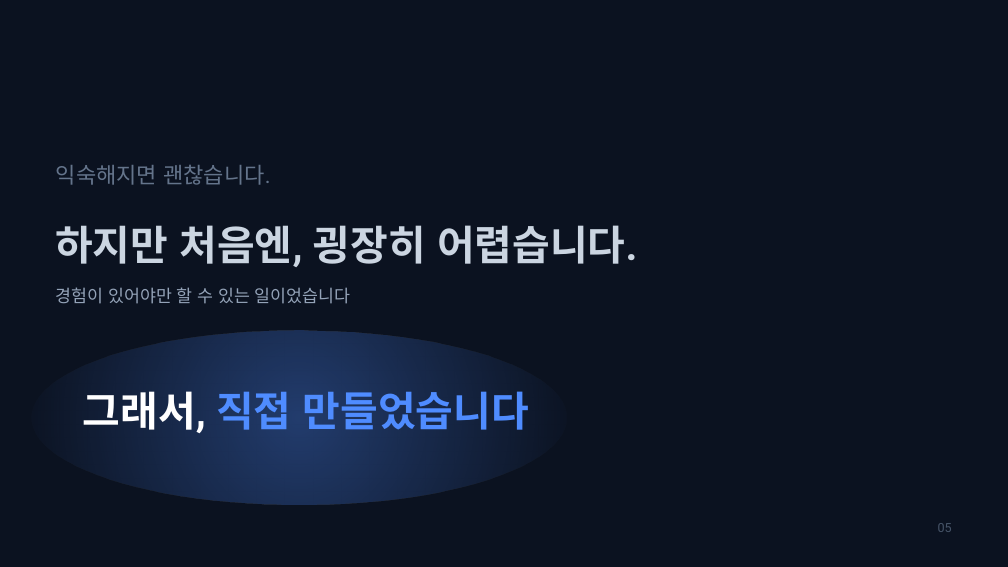
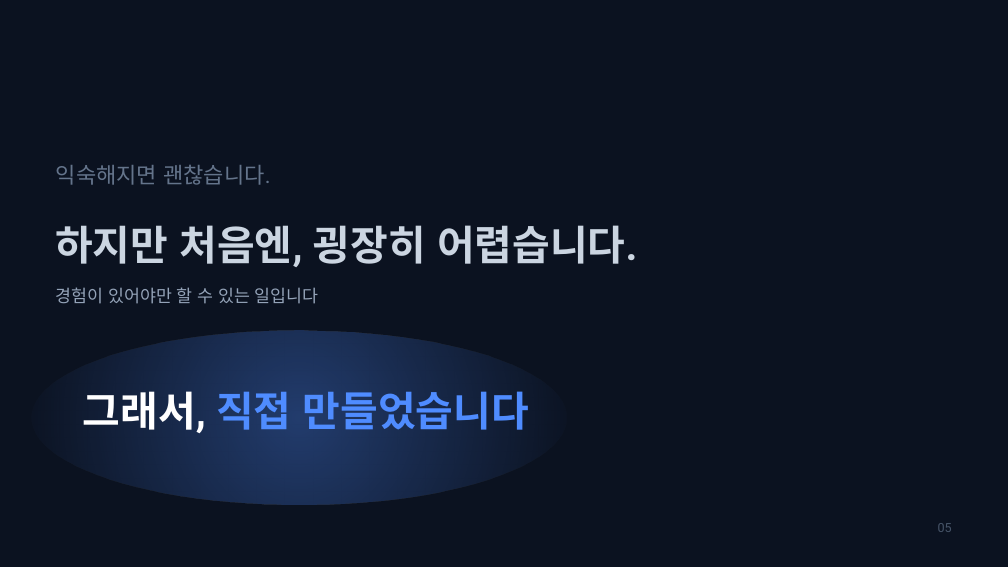
Before and after one commit to carssum82/yerim-easy, a slide deck: slide 5 of 발표자료/최종_다크_13장_완성.pptx. Drawn at 1008x567 pixels with LibreOffice and Linux fonts; fonts in the diff are those of the drawing. Boxes give left, top, right and bottom in pixels: in the first picture for what was removed or moved away, otherwise in the second. Text is boxed around its words. In the diff, an @@ line names an element or a change of style, - is before the commit and + after.

```diff
--- a/발표자료/최종_다크_13장_완성.pptx
+++ b/발표자료/최종_다크_13장_완성.pptx
@@ text at bbox=[56, 287, 319, 304]: text changed @@
-경험이 있어야만 할 수 있는 일이었습니다
+경험이 있어야만 할 수 있는 일입니다
```
Also in this commit, not shown: 9 other slides changed, 2 other files.
